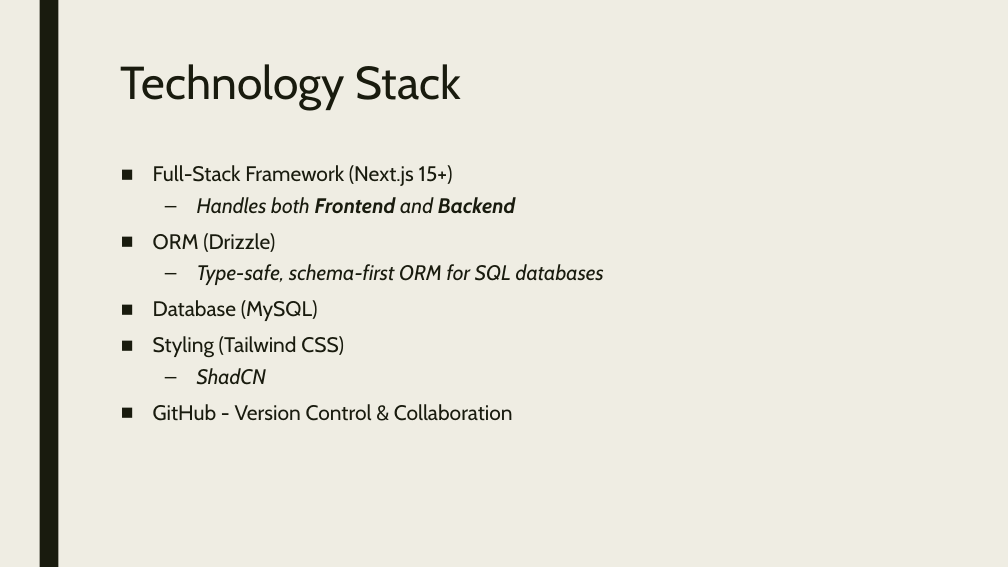
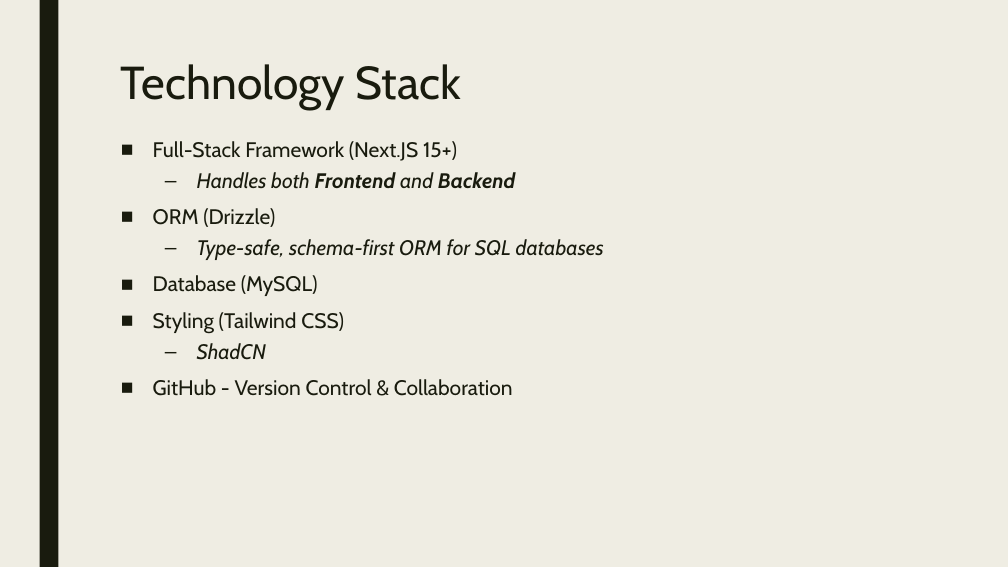
Before and after one commit to nimatshering/capstone-project, a slide deck: slide 5 of Presentation.pptx. Drawn at 1008x567 pixels with LibreOffice and Linux fonts; fonts in the diff are those of the drawing. Boxes give left, top, right and bottom in pixels: in the first picture for what was removed or moved away, otherwise in the second. Text is boxed around its words. In the diff, an @@ line names an element or a change of style, - is before the commit and + after.

```diff
--- a/Presentation.pptx
+++ b/Presentation.pptx
@@ text "Full-Stack Framework (Next.JS 15+)": place and size @@
-text "Full-Stack Framework (Next.JS 15+)" at <box>153,165,604,421</box>
+text "Full-Stack Framework (Next.JS 15+)" at <box>153,141,604,396</box>
@@ text at <box>153,141,457,161</box>: text changed @@
-■ Full-Stack Framework (Next.js 15+)
+■ Full-Stack Framework (Next.JS 15+)
```
Also in this commit, not shown: 1 other slide changed, 4 other files.
